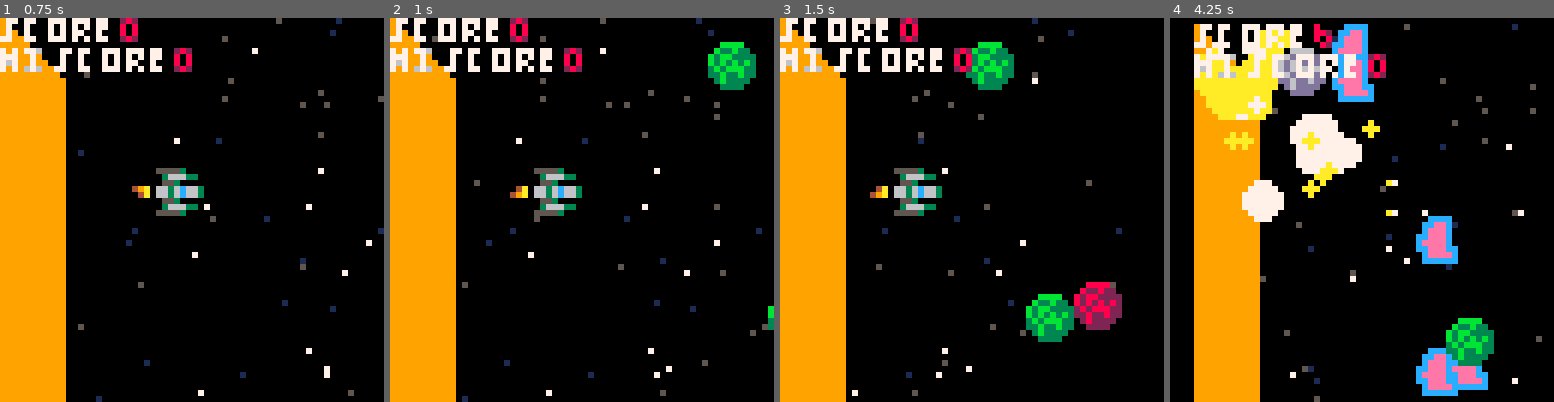
Above: before the commit, frames 1-4 (left to right).
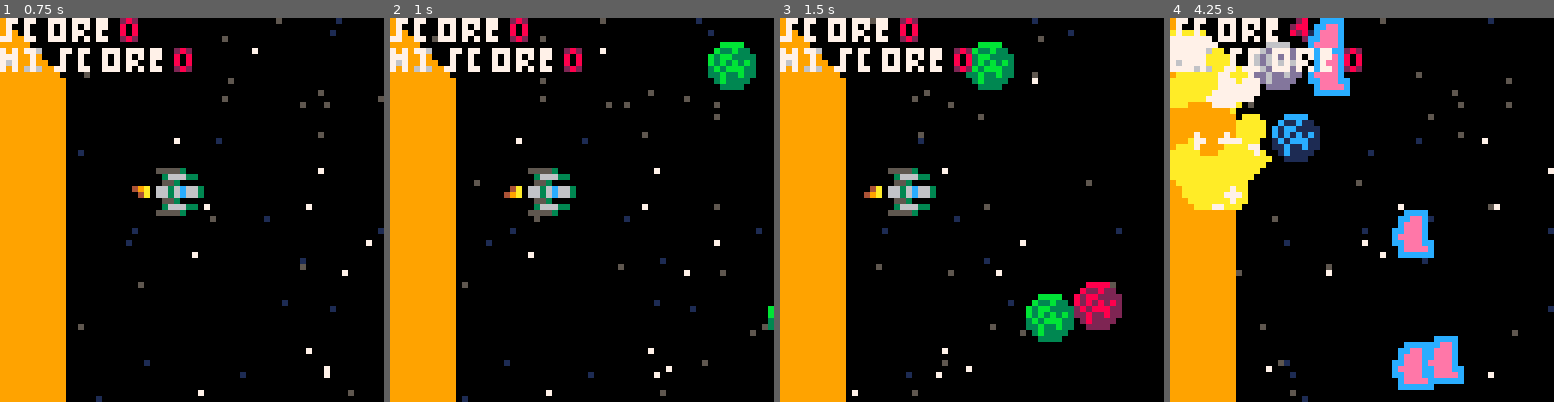
Above: after the commit, the same moments.

Repository: sicksubroutine/sun_escapes_me
Game: PICO-8 cartridge sun_escapes_me.p8
The game is run twice, just before and just after one commit, with the same random seed, the same clock (stepped at 60 frames per second) and the same inputs.
Inputs:
- Up to frame 1 (0.75 s): tap X (X key) at 0.33 s
- Up to frame 2 (1 s): no input
- Up to frame 3 (1.5 s): tap X (X key) at 1.07 s
- Up to frame 4 (4.25 s): hold Right 1.6-2.1 s; tap X (X key) at 1.85, 2.97, 4.08 s; hold Up 2.15-2.42 s; hold Right 2.47-3.03 s; hold Left 3.08-3.58 s; hold Down 3.63-3.97 s; hold Right from 4.02 s (still down)

Frame 1 is identical in both runs. In frame 2, 1.0% of the frame differs, in the area x 29-50%, y 39-52%; in frame 3, 1.0%; in frame 4, 31%, in the area x 0-100%, y 0-100%.

Commit message:
overall update to collision and gameplay feel

Diff:
--- a/sun_escapes_me.p8
+++ b/sun_escapes_me.p8
@@ -56,7 +56,7 @@
 	flame_spr=3
 
 	friction=0.65
-	gravity=0.3
+	gravity=0.35
 	gravity2=0
 	score=0
 
@@ -108,8 +108,6 @@
 			local scol=5
 
 			if mystar.spd<.21 then
-				-- damage zone planet
-			--	spr(44,mystar.x,mystar.y)
 				scol=0
 			elseif mystar.spd<.85 then
 					scol=1
@@ -150,20 +148,20 @@
 		local myp={}
 		myp.x=expx+4
 		myp.y=expy+4
-		myp.sx=(rnd()-0.5)*7--partspd
-		myp.sy=(rnd()-0.5)*7--partspd
+		myp.sx=(rnd()-0.5)*7
+		myp.sy=(rnd()-0.5)*7
 		myp.age=rnd(2)
 		myp.maxage=7+rnd(7)
 		myp.size=0.75+rnd(3)
 		add(parts,myp)
 	end
 
-	for i=1,5 do
+	for i=1,3 do
 		local myp={}
 		myp.x=expx+4
 		myp.y=expy+4
-		myp.sx=(rnd()-0.5)*17--partspd
-		myp.sy=(rnd()-0.5)*15--partspd
+		myp.sx=(rnd()-0.5)*17
+		myp.sy=(rnd()-0.5)*15
 		myp.age=3
 		myp.maxage=10+rnd(7)
 		myp.size=1
@@ -199,19 +197,6 @@
 		add(parts,myp)
 	end
 
---[[	for i=1,5 do
-		local myp={}
-		myp.x=expx+4
-		myp.y=expy+4
-		myp.sx=(rnd()-0.5)*17--partspd
-		myp.sy=(rnd()-0.5)*15--partspd
-		myp.age=3
-		myp.maxage=10+rnd(7)
-		myp.size=1
-		myp.blue=false
-		add(parts,myp)
-	end
-]]--
 end
 
 function page_sun(page)
@@ -260,12 +245,12 @@
 
  local a_left=a.x
  local a_top=a.y
- local a_right=a.x+7+a.colw-3
- local a_bottom=a.y+7+a.colh
+ local a_right=a.x+a.colw
+ local a_bottom=a.y+a.colh
 
  local b_left=b.x
  local b_top=b.y
- local b_right=b.x+b.colw-3
+ local b_right=b.x+b.colw
  local b_bottom=b.y+b.colh
 
  if a_top >b_bottom then return false end
Not shown, changed: sun_escapes_me.js
Not shown, changed: sun_escapes_me.p8.png
Not shown, changed: sun_escapes_me.zip
